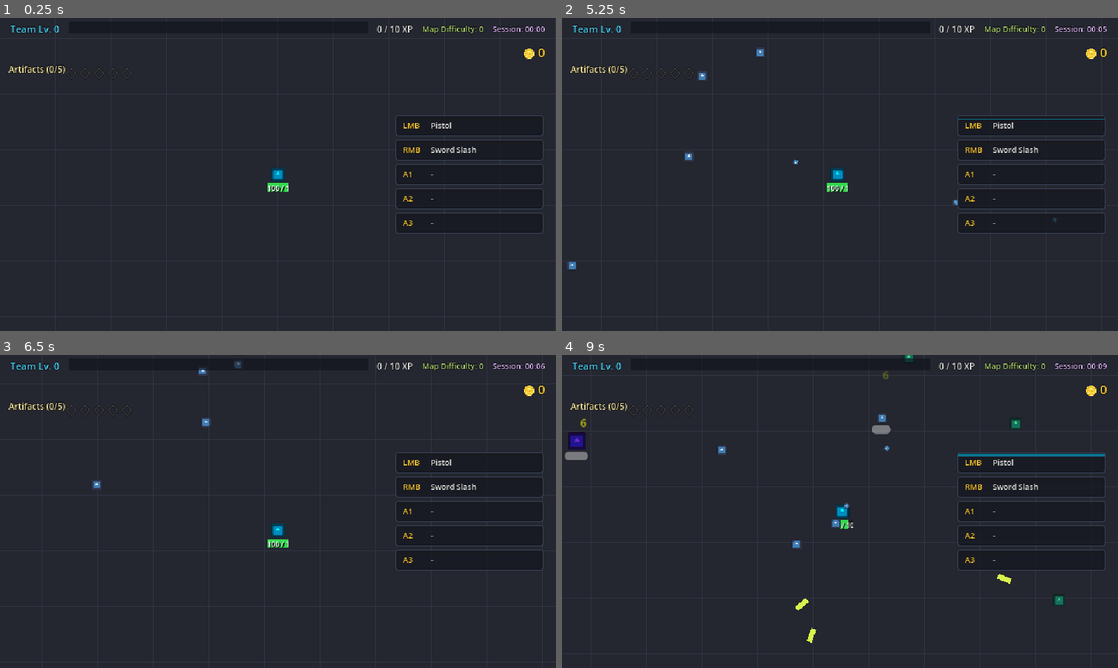
Above: before the commit, frames 1-4 (two rows, left to right).
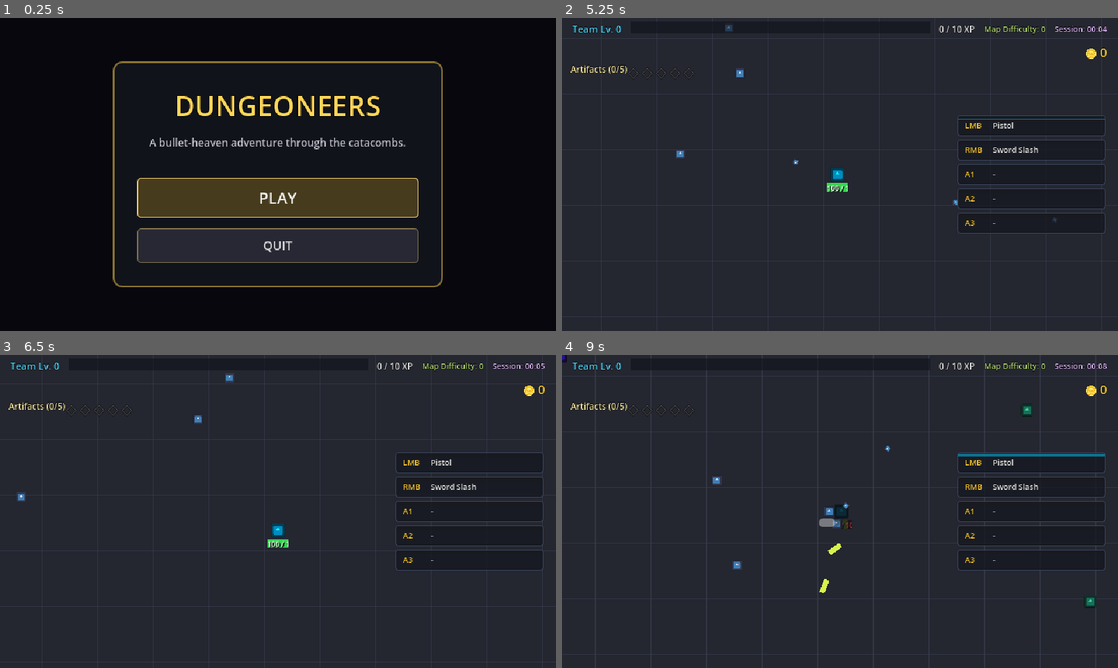
Above: after the commit, the same moments.

Repository: ZiMoar/BKubaj_Godot_Game
Game: Godot game, scene res://src/ui/main_menu.tscn
Same seed, same stepped clock (60 frames per second), same inputs: the game is played once before the commit and once after it. Before the commit the project starts from res://src/environment/test_arena.tscn. The engine's default icon, where the game draws it, is replaced by a stand-in: a white triangle on a blue panel in a dark square.
Inputs (mouse positions are in pixels of both pictures, inside the frame that each line leads up to):
- Up to frame 1 (0.25 s): no input
- Up to frame 2 (5.25 s): click (840, 199) at 0.5 s, where only the run after the commit has a clickable "PLAY"; tap Enter (ui_accept) at 1.25, 4.52, 4.55, 4.82 s; move the mouse to (962, 158) at 1.27 s; hold D (move_right) 1.28-2 s; hold Enter (ui_accept) 1.28-2 s; click (962, 158) at 1.42 s; drag from (728, 190) to (862, 174) at 2.02 s; move the mouse to (895, 105) at 2.77 s; hold D (move_right) 2.78-3.5 s; hold Enter (ui_accept) 2.78-3.5 s; right-click (895, 105) at 2.85 s; drag from (812, 237) to (673, 127) at 3.52 s; move the mouse to (1006, 221) at 4.27 s; press the mouse at (1006, 221) at 4.28 s; hold A (move_left) 4.28-5 s; release the mouse at (1006, 221) at 5 s; drag from (673, 127) to (1034, 212) at 5.02 s
- Up to frame 3 (6.5 s): move the mouse to (305, 511) at 5.77 s; hold S (move_down) from 5.78 s (still down); hold Enter (ui_accept) from 5.78 s (still down); click (305, 511) at 5.92 s
- Up to frame 4 (9 s): release S (move_down) at 6.5 s; release Enter (ui_accept) at 6.5 s; drag from (756, 433) to (728, 527) at 6.52 s; move the mouse to (962, 495) at 7.27 s; hold W (move_up) 7.28-8 s; hold Enter (ui_accept) 7.28-8 s; right-click (962, 495) at 7.35 s; drag from (728, 527) to (895, 420) at 8.02 s; move the mouse to (895, 442) at 8.77 s; press the mouse at (895, 442) at 8.78 s; hold S (move_down) from 8.78 s (still down)

The runs differ from the first frame. In frame 1, 61% of the frame differs, in the area x 0-100%, y 0-100%; in frame 2, 0.3%; in frame 3, 0.3%; in frame 4, 1.5%.

Commit message:
Add main menu title screen with PLAY/QUIT entry point

Diff:
--- a/project.godot
+++ b/project.godot
@@ -11,7 +11,7 @@
 [application]
 
 config/name="Dungeoneers"
-run/main_scene="uid://bfjumahohvif8"
+run/main_scene="res://src/ui/main_menu.tscn"
 config/features=PackedStringArray("4.7", "GL Compatibility")
 config/icon="res://icon.svg"
 
--- /dev/null
+++ b/src/ui/main_menu.gd
@@ -0,0 +1,38 @@
+class_name MainMenu
+extends Control
+
+## Main menu / title screen. Entry point into the game.
+## The layout is deliberately structured so that a class-selection section
+## (a grid of class cards) can be inserted between the subtitle and the
+## StartButton when classes are implemented.
+
+const ARENA_SCENE: String = "res://src/environment/test_arena.tscn"
+
+@onready var start_button: Button = get_node_or_null("CenterContainer/Panel/Vertical/StartButton") as Button
+@onready var quit_button: Button = get_node_or_null("CenterContainer/Panel/Vertical/QuitButton") as Button
+
+
+func _ready() -> void:
+	# Give keyboard focus to Start so Enter immediately begins a run.
+	if start_button:
+		start_button.grab_focus()
+
+
+func _unhandled_input(event: InputEvent) -> void:
+	# Allow Enter/Space to start even before focus lands on the button.
+	if event.is_action_pressed("ui_accept"):
+		_start_game()
+
+
+func _on_start_pressed() -> void:
+	_start_game()
+
+
+func _on_quit_pressed() -> void:
+	get_tree().quit()
+
+
+func _start_game() -> void:
+	# change_scene_to_file replaces the current scene with a fresh arena,
+	# which naturally resets all run state (player stats, XP, gold, artefacts).
+	get_tree().change_scene_to_file(ARENA_SCENE)
--- /dev/null
+++ b/src/ui/main_menu.tscn
@@ -0,0 +1,142 @@
+[gd_scene format=3 uid="uid://nttc2mpqsroj"]
+
+[ext_resource type="Script" uid="uid://bgm7uw7rmo01c" path="res://src/ui/main_menu.gd" id="1_menu"]
+
+[sub_resource type="StyleBoxFlat" id="StyleBoxFlat_menu_panel"]
+content_margin_left = 28.0
+content_margin_top = 22.0
+content_margin_right = 28.0
+content_margin_bottom = 22.0
+bg_color = Color(0.07, 0.08, 0.11, 0.92)
+border_width_left = 2
+border_width_top = 2
+border_width_right = 2
+border_width_bottom = 2
+border_color = Color(0.6, 0.5, 0.2, 0.9)
+corner_radius_top_left = 10
+corner_radius_top_right = 10
+corner_radius_bottom_right = 10
+corner_radius_bottom_left = 10
+
+[sub_resource type="StyleBoxFlat" id="StyleBoxFlat_btn_normal"]
+bg_color = Color(0.16, 0.16, 0.21, 0.95)
+border_width_left = 1
+border_width_top = 1
+border_width_right = 1
+border_width_bottom = 1
+border_color = Color(0.5, 0.45, 0.3, 1)
+corner_radius_top_left = 4
+corner_radius_top_right = 4
+corner_radius_bottom_right = 4
+corner_radius_bottom_left = 4
+
+[sub_resource type="StyleBoxFlat" id="StyleBoxFlat_btn_pressed"]
+bg_color = Color(0.4, 0.32, 0.14, 1)
+border_width_left = 1
+border_width_top = 1
+border_width_right = 1
+border_width_bottom = 1
+border_color = Color(1, 0.85, 0.45, 1)
+corner_radius_top_left = 4
+corner_radius_top_right = 4
+corner_radius_bottom_right = 4
+corner_radius_bottom_left = 4
+
+[sub_resource type="StyleBoxFlat" id="StyleBoxFlat_btn_hover"]
+bg_color = Color(0.28, 0.23, 0.12, 1)
+border_width_left = 1
+border_width_top = 1
+border_width_right = 1
+border_width_bottom = 1
+border_color = Color(0.95, 0.8, 0.4, 1)
+corner_radius_top_left = 4
+corner_radius_top_right = 4
+corner_radius_bottom_right = 4
+corner_radius_bottom_left = 4
+
+[node name="MainMenu" type="Control" unique_id=431661580]
+layout_mode = 3
+anchors_preset = 15
+anchor_right = 1.0
+anchor_bottom = 1.0
+grow_horizontal = 2
+grow_vertical = 2
+script = ExtResource("1_menu")
+
+[node name="Background" type="ColorRect" parent="." unique_id=1609860407]
+layout_mode = 1
+anchors_preset = 15
+anchor_right = 1.0
+anchor_bottom = 1.0
+grow_horizontal = 2
+grow_vertical = 2
+color = Color(0.03, 0.03, 0.05, 1)
+
+[node name="CenterContainer" type="CenterContainer" parent="." unique_id=665537435]
+layout_mode = 1
+anchors_preset = 15
+anchor_right = 1.0
+anchor_bottom = 1.0
+grow_horizontal = 2
+grow_vertical = 2
+
+[node name="Panel" type="PanelContainer" parent="CenterContainer" unique_id=626245101]
+custom_minimum_size = Vector2(380, 260)
+layout_mode = 2
+theme_override_styles/panel = SubResource("StyleBoxFlat_menu_panel")
+
+[node name="Vertical" type="VBoxContainer" parent="CenterContainer/Panel" unique_id=740561579]
+layout_mode = 2
+theme_override_constants/separation = 12
+alignment = 1
+
+[node name="TitleLabel" type="Label" parent="CenterContainer/Panel/Vertical" unique_id=760215582]
+layout_mode = 2
+theme_override_colors/font_color = Color(1, 0.84, 0.35, 1)
+theme_override_colors/font_outline_color = Color(0, 0, 0, 1)
+theme_override_constants/outline_size = 3
+theme_override_font_sizes/font_size = 32
+text = "DUNGEONEERS"
+horizontal_alignment = 1
+
+[node name="SubtitleLabel" type="Label" parent="CenterContainer/Panel/Vertical" unique_id=1628352797]
+layout_mode = 2
+theme_override_colors/font_color = Color(0.75, 0.75, 0.8, 1)
+theme_override_colors/font_outline_color = Color(0, 0, 0, 1)
+theme_override_constants/outline_size = 1
+theme_override_font_sizes/font_size = 12
+text = "A bullet-heaven adventure through the catacombs."
+horizontal_alignment = 1
+
+[node name="Spacer" type="Control" parent="CenterContainer/Panel/Vertical" unique_id=658017676]
+custom_minimum_size = Vector2(0, 8)
+layout_mode = 2
+
+[node name="StartButton" type="Button" parent="CenterContainer/Panel/Vertical" unique_id=1515174001]
+custom_minimum_size = Vector2(0, 46)
+layout_mode = 2
+focus_mode = 1
+theme_override_colors/font_color = Color(1, 1, 1, 1)
+theme_override_colors/font_hover_color = Color(1, 0.9, 0.5, 1)
+theme_override_font_sizes/font_size = 18
+theme_override_styles/normal = SubResource("StyleBoxFlat_btn_normal")
+theme_override_styles/pressed = SubResource("StyleBoxFlat_btn_pressed")
+theme_override_styles/hover = SubResource("StyleBoxFlat_btn_hover")
+theme_override_styles/focus = SubResource("StyleBoxFlat_btn_hover")
+text = "PLAY"
+
+[node name="QuitButton" type="Button" parent="CenterContainer/Panel/Vertical" unique_id=414528540]
+custom_minimum_size = Vector2(0, 40)
+layout_mode = 2
+focus_mode = 1
+theme_override_colors/font_color = Color(0.85, 0.85, 0.85, 1)
+theme_override_colors/font_hover_color = Color(1, 0.9, 0.5, 1)
+theme_override_font_sizes/font_size = 14
+theme_override_styles/normal = SubResource("StyleBoxFlat_btn_normal")
+theme_override_styles/pressed = SubResource("StyleBoxFlat_btn_pressed")
+theme_override_styles/hover = SubResource("StyleBoxFlat_btn_hover")
+theme_override_styles/focus = SubResource("StyleBoxFlat_btn_hover")
+text = "QUIT"
+
+[connection signal="pressed" from="CenterContainer/Panel/Vertical/StartButton" to="." method="_on_start_pressed"]
+[connection signal="pressed" from="CenterContainer/Panel/Vertical/QuitButton" to="." method="_on_quit_pressed"]
Not shown, added: src/ui/main_menu.gd.uid
Not shown, changed: FEATURES.md
